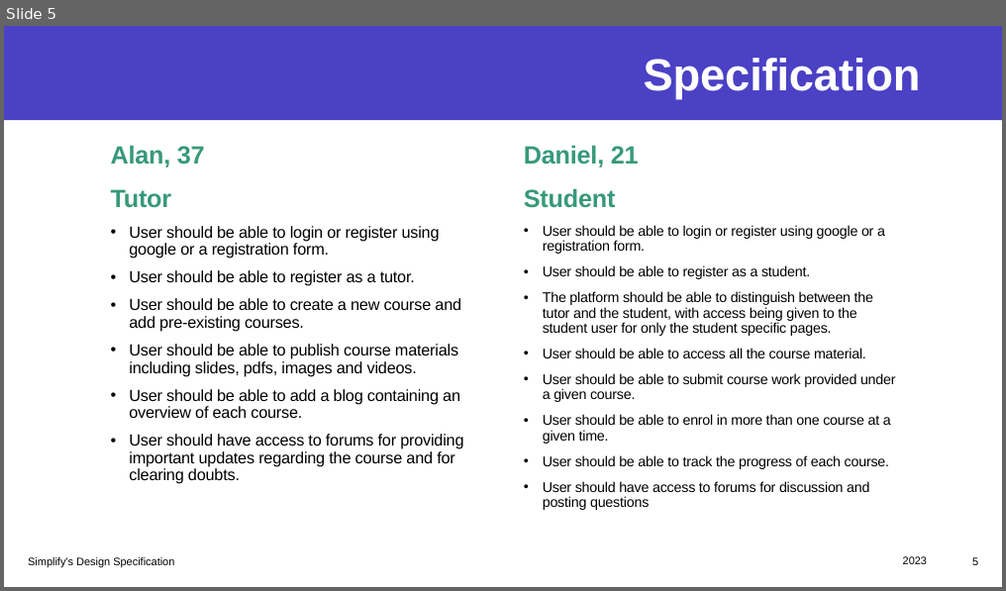
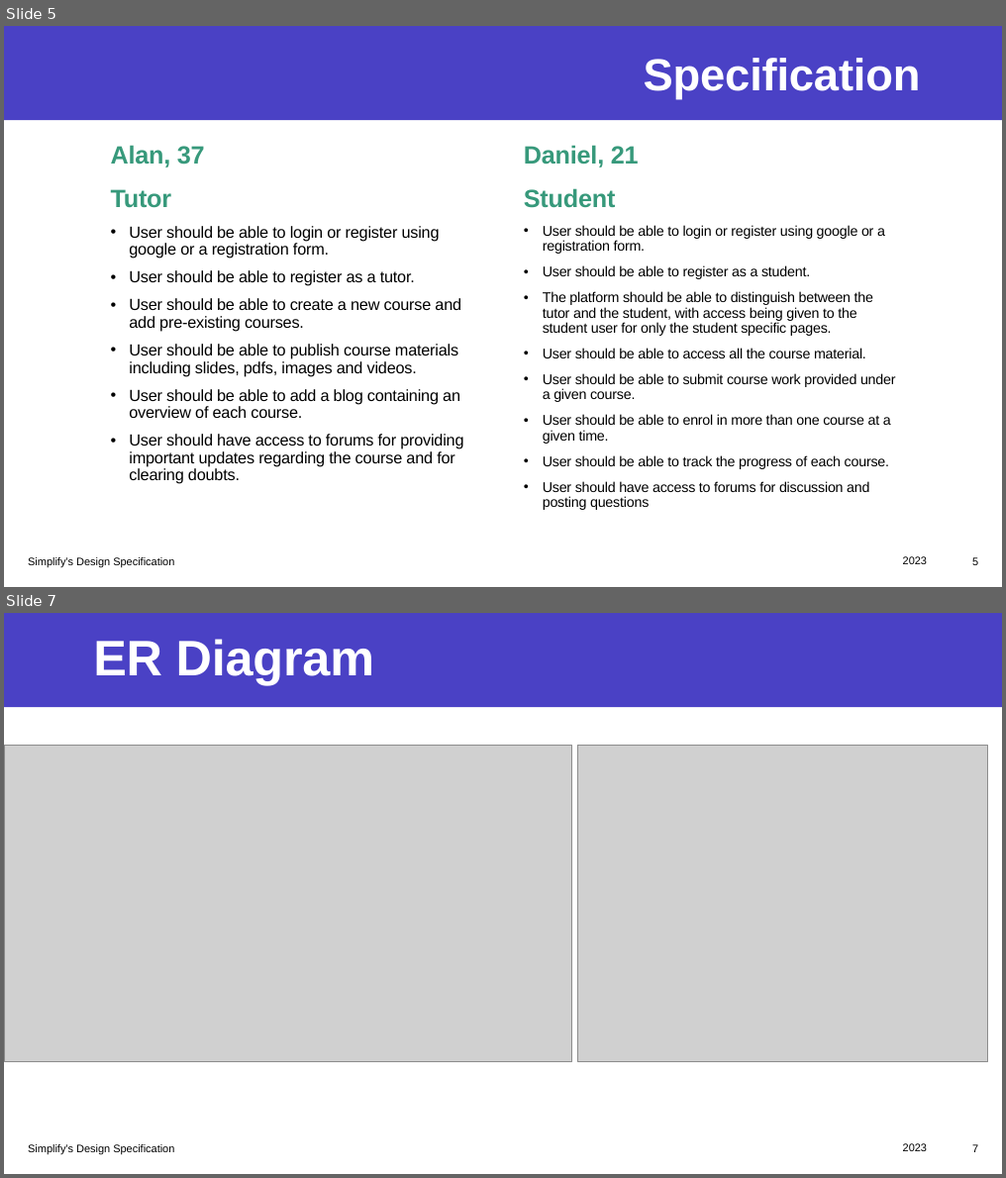
Before and after one commit to praharsh05/ITech-Group, a slide deck: ITech_GP.pptx. Shown one above the other, each under a label of ours: slide 5 before the commit, slides 5 and 7 after it; the slides between them are not shown. The pictures are 1006x591 and 1006x1178 pixels, drawn with LibreOffice and Linux fonts; fonts in the diff are those of the drawing; grey boxes stand for pictures. Boxes give left, top, right and bottom in pixels: in the first picture for what was removed or moved away, otherwise in the second. Text is boxed around its words. In the diff, an @@ line names an element or a change of style, - is before the commit and + after.

```diff
--- a/ITech_GP.pptx
+++ b/ITech_GP.pptx
@@ slide 7 added at (x1=4, y1=613, x2=1002, y2=1174), background #FFFFFF; not listed: 1 template element that a slide beside it also shows @@
@@ title added at (x1=93, y1=639, x2=374, y2=685), 48 pt, text #FFFFFF, bold @@
+ER Diagram
@@ picture added at (x1=4, y1=746, x2=571, y2=1062) @@
@@ picture added at (x1=577, y1=746, x2=987, y2=1062) @@
@@ text added at (x1=28, y1=1145, x2=174, y2=1155), 10.5 pt, text #000000 @@
+Simplify’s Design Specification
@@ text added at (x1=903, y1=1144, x2=927, y2=1152), 10.5 pt, text #000000 @@
+2023
@@ page number added at (x1=972, y1=1145, x2=978, y2=1153), 10.5 pt, text #000000 @@
+7
```
Also in this commit, not shown: 3 slides changed, 7 other slides added, 9 slides removed.
